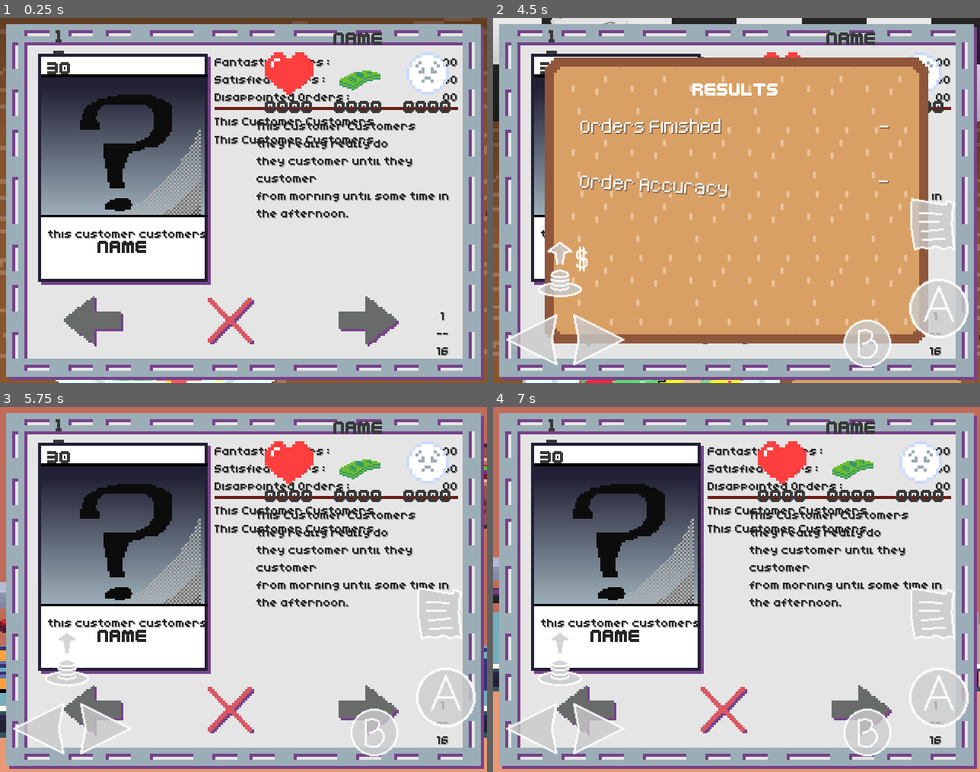
Above: before the commit, frames 1-4 (two rows, left to right).
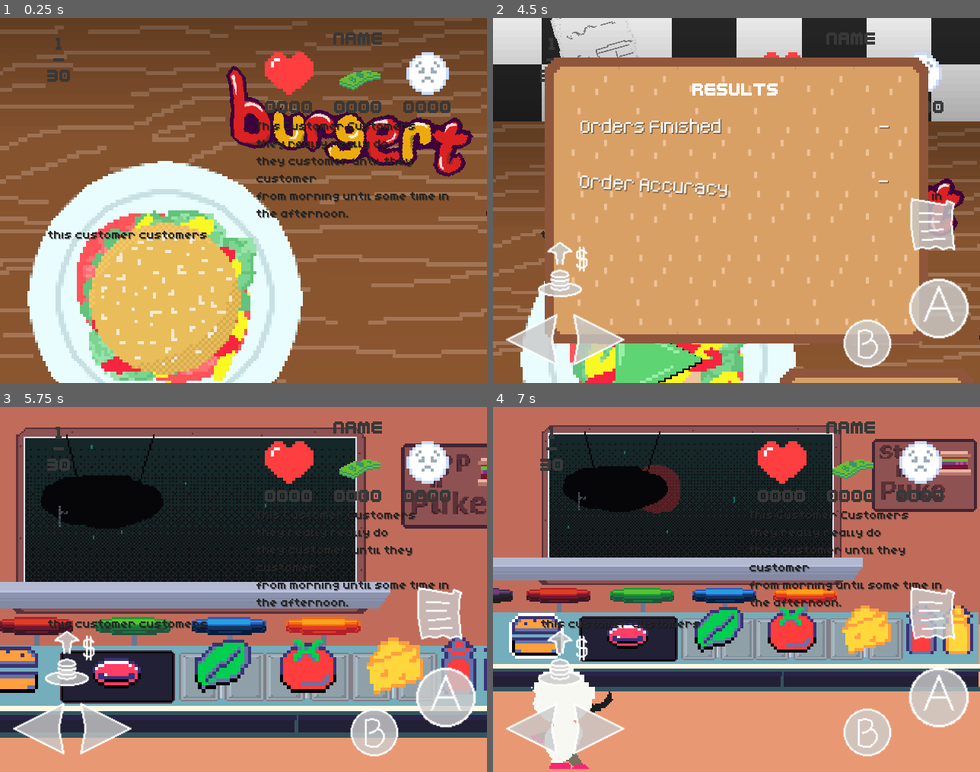
Above: after the commit, the same moments.

Repository: LettucePie/burgert
Game: Godot game, scene res://scenes/play.tscn
Two runs of this game, one before a commit and one after it. Both use one fixed random seed, a clock stepped at 60 frames per second and the inputs below. Sound files missing from this copy of the repository are replaced by a short silence.
Inputs (mouse positions are in pixels of both pictures, inside the frame that each line leads up to):
- Up to frame 1 (0.25 s): no input
- Up to frame 2 (4.5 s): click (721, 320) at 0.52 s; tap Enter (menu) at 1.25 s; move the mouse to (843, 182) at 1.27 s; hold Right (right) 1.28-2 s; tap Z (confirm) at 1.35, 2.85, 4.35 s; click (843, 182) at 1.42 s; tap Space at 1.52 s; drag from (639, 218) to (712, 273) at 2.02 s; move the mouse to (785, 120) at 2.77 s; hold Right (right) 2.78-3.5 s; drag from (712, 273) to (590, 145) at 3.52 s; move the mouse to (882, 255) at 4.27 s; hold Left (left) from 4.28 s (still down)
- Up to frame 3 (5.75 s): tap Space at 4.52 s; tap Enter (menu) at 4.9 s; release Left (left) at 5 s; drag from (97, 534) to (170, 498) at 5.02 s
- Up to frame 4 (7 s): move the mouse to (760, 589) at 5.77 s; hold Down (down) 5.78-6.5 s; tap Z (confirm) at 5.85 s; click (760, 589) at 5.92 s; drag from (663, 498) to (639, 607) at 6.52 s

The runs differ from the first frame. In frame 1, 90% of the frame differs, in the area x 1-100%, y 1-100%; in frame 2, 30%; in frame 3, 84%; in frame 4, 83%.

Commit message:
starting layout of calendar on customerdex2

Diff:
--- a/scenes/ui/main_menu.tscn
+++ b/scenes/ui/main_menu.tscn
@@ -21,6 +21,7 @@
 [ext_resource type="Texture2D" uid="uid://dgk35orvkcg18" path="res://assets/images/graphics/money.png" id="19_arbe5"]
 [ext_resource type="Texture2D" uid="uid://ctre5kjihgolk" path="res://assets/images/graphics/customer_feedback_upset.png" id="20_tlh1p"]
 [ext_resource type="LabelSettings" uid="uid://di8n3a4uvrl4y" path="res://assets/theme/fonts/customerdex_labelsettings.tres" id="21_8q63w"]
+[ext_resource type="Texture2D" uid="uid://o0moosnkcs4q" path="res://assets/images/graphics/menu/customerdex/calendar_grid.png" id="22_q2224"]
 
 [sub_resource type="AtlasTexture" id="AtlasTexture_lcfjd"]
 atlas = ExtResource("18_53kgq")
@@ -151,6 +152,7 @@
 sprite_frames = ExtResource("15_6gf58")
 
 [node name="CustomerDex" parent="." instance=ExtResource("16_gc8o8")]
+visible = false
 layout_mode = 1
 
 [node name="FolderDropHoundfall" type="AnimatedSprite2D" parent="."]
@@ -162,9 +164,9 @@
 
 [node name="CustomerDex2" type="Control" parent="."]
 layout_mode = 1
-anchors_preset = 15
 anchor_right = 1.0
-anchor_bottom = 1.0
+anchor_bottom = 1.917
+offset_bottom = -0.160034
 grow_horizontal = 2
 grow_vertical = 2
 theme = ExtResource("17_iqshf")
@@ -173,25 +175,25 @@
 layout_mode = 1
 anchors_preset = -1
 anchor_left = 0.194
-anchor_top = 0.06
+anchor_top = 0.033
 anchor_right = 0.489
-anchor_bottom = 0.367
+anchor_bottom = 0.193
 offset_left = -0.160004
-offset_top = 0.199999
+offset_top = -0.360001
 offset_right = 0.039978
-offset_bottom = -0.160004
+offset_bottom = 0.440002
 
 [node name="pagenum" type="Label" parent="CustomerDex2"]
 layout_mode = 1
 anchors_preset = -1
 anchor_left = 0.08
-anchor_top = 0.033
+anchor_top = 0.018
 anchor_right = 0.166
-anchor_bottom = 0.158
+anchor_bottom = 0.105
 offset_left = -0.200005
-offset_top = 0.16
+offset_top = 0.439999
 offset_right = -0.240005
-offset_bottom = 0.159996
+offset_bottom = 0.399994
 text = "1
 -
 30"
@@ -199,11 +201,16 @@
 vertical_alignment = 1
 
 [node name="VBoxContainer" type="VBoxContainer" parent="CustomerDex2"]
-layout_mode = 0
-offset_left = 337.0
-offset_top = 19.0
-offset_right = 606.0
-offset_bottom = 264.0
+layout_mode = 1
+anchors_preset = -1
+anchor_left = 0.527
+anchor_top = 0.021
+anchor_right = 0.947
+anchor_bottom = 0.289
+offset_left = -0.279999
+offset_top = -0.320002
+offset_right = -0.0800171
+offset_bottom = -1.88
 
 [node name="name" type="Label" parent="CustomerDex2/VBoxContainer"]
 layout_mode = 2
@@ -271,15 +278,24 @@
 layout_mode = 1
 anchors_preset = -1
 anchor_left = 0.098
-anchor_top = 0.569
+anchor_top = 0.298
 anchor_right = 0.934
-anchor_bottom = 0.89
+anchor_bottom = 0.443
 offset_left = 0.279999
-offset_top = -0.119995
+offset_top = -0.160004
 offset_right = 0.23999
-offset_bottom = -0.200012
+offset_bottom = 0.439972
 text = "this customer customers"
 label_settings = ExtResource("21_8q63w")
+
+[node name="TextureRect" type="TextureRect" parent="CustomerDex2"]
+layout_mode = 0
+anchor_left = 0.153125
+anchor_top = 0.56087
+anchor_right = 0.870313
+anchor_bottom = 0.934783
+texture = ExtResource("22_q2224")
+metadata/_edit_use_anchors_ = true
 
 [connection signal="animation_finished" from="AnimationPlayer" to="." method="_on_animation_player_animation_finished"]
 [connection signal="menu_selection" from="Main" to="." method="_on_main_menu_selection"]
Binary file added: assets/images/graphics/menu/customerdex/calendar_grid.png
Not shown, added: assets/images/graphics/menu/customerdex/calendar_grid.png.import
Binary file added: assets/images/graphics/menu/customerdex/calendar_timeslot_icons-sheet.png
Not shown, added: assets/images/graphics/menu/customerdex/calendar_timeslot_icons-sheet.png.import
Binary file added: assets/images/graphics/menu/customerdex/calendar_timeslot_icons.aseprite
Not shown: 1 places in scenes/ui/main_menu.tscn that only renumber resources
Not shown, added: assets/images/graphics/menu/customerdex/calendar_grid.kra
